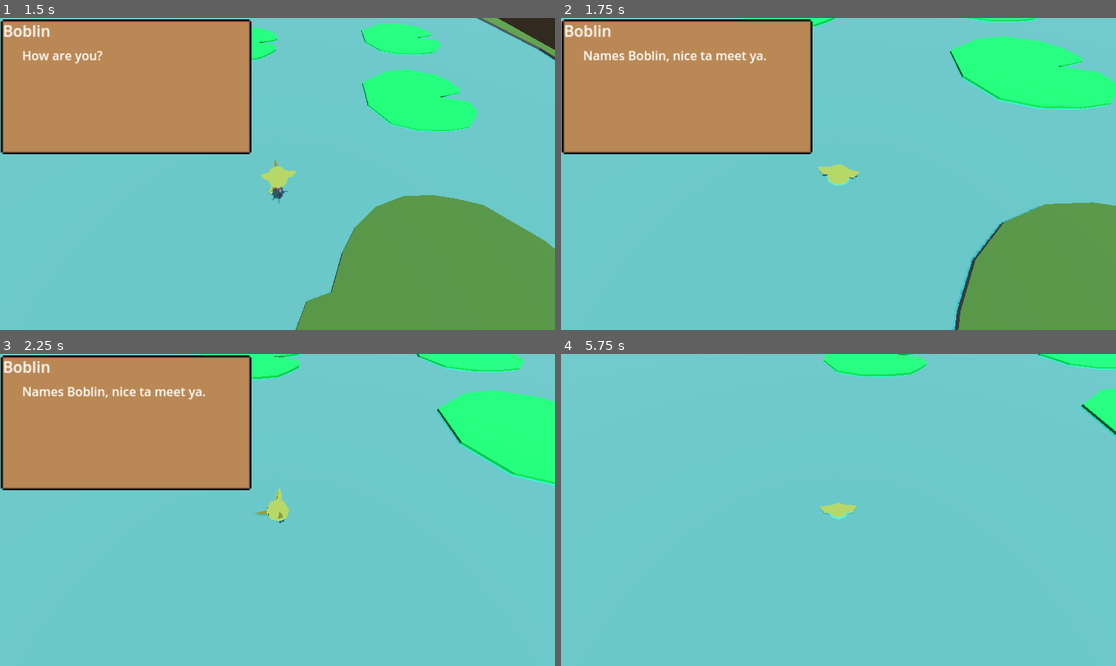
Above: before the commit, frames 1-4 (two rows, left to right).
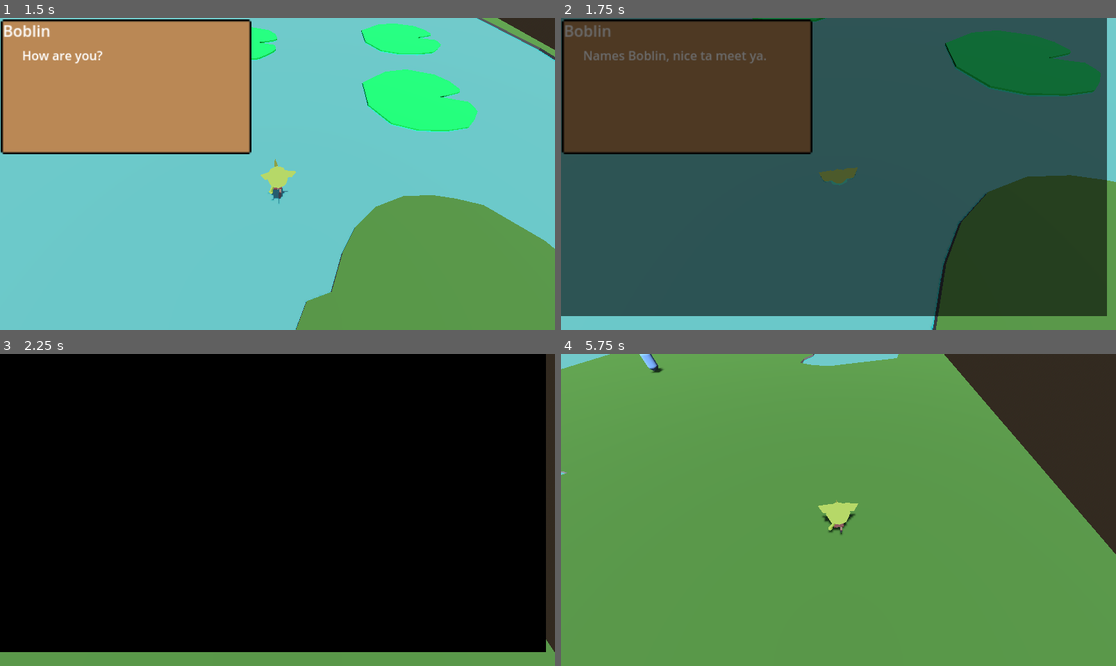
Above: after the commit, the same moments.

Repository: Swimnato/BYUGameJamSpring2025
Game: Godot game, scene res://Scenes/levels/test_scene_pond.tscn
The game is run twice, just before and just after one commit, with the same random seed, the same clock (stepped at 60 frames per second) and the same inputs. This scene is started directly instead of the project's main scene.
Inputs:
- Up to frame 1 (1.5 s): tap Enter (ui_accept) at 0.5 s; hold W (move_up) from 0.53 s (still down); tap C (chat) at 0.6, 1.35 s; tap Space (jump) at 0.77 s
- Up to frame 2 (1.75 s): keep holding W (move_up); tap Space (jump) at 1.52 s
- Up to frame 3 (2.25 s): release W (move_up) at 2.03 s; hold A (move_left) from 2.03 s (still down); tap C (chat) at 2.1 s
- Up to frame 4 (5.75 s): tap C (chat) every 0.75 s from 2.85 to 5.1 s; tap Space (jump) at 3.02, 3.77, 4.52 s; release A (move_left) at 3.53 s; hold S (move_down) 3.53-4.28 s; hold D (move_right) 4.28-5.03 s; hold W (move_up) from 5.03 s (still down)

Frame 1 is identical in both runs. In frame 2, 94% of the frame differs, in the area x 0-100%, y 0-100%; in frame 3, 99%; in frame 4, 99%.

Commit message:
added Dying and Respawning Mechanics

Diff:
--- a/Scenes/levels/scn_main.tscn
+++ b/Scenes/levels/scn_main.tscn
@@ -1,7 +1,9 @@
-[gd_scene load_steps=6 format=3 uid="uid://b65hp46cls10n"]
+[gd_scene load_steps=8 format=3 uid="uid://b65hp46cls10n"]
 
+[ext_resource type="Script" uid="uid://c63gbi8q0rwyi" path="res://Scripts/scr_main.gd" id="1_lyvv4"]
 [ext_resource type="PackedScene" uid="uid://brrmrxq6wwaf6" path="res://Scenes/objects/characters/scn_player.tscn" id="1_vuhdq"]
 [ext_resource type="PackedScene" uid="uid://ce4ec5mvhrpsw" path="res://Scenes/levels/scn_whitebox_template.tscn" id="3_lyvv4"]
+[ext_resource type="Script" uid="uid://brl6usinhjm8y" path="res://Scripts/death_rectangle.gd" id="4_uc5yf"]
 
 [sub_resource type="ProceduralSkyMaterial" id="ProceduralSkyMaterial_vuhdq"]
 
@@ -12,7 +14,8 @@
 background_mode = 2
 sky = SubResource("Sky_ct860")
 
-[node name="ScnMain2" type="Node3D"]
+[node name="ScnMain" type="Node3D"]
+script = ExtResource("1_lyvv4")
 
 [node name="WorldEnvironment" type="WorldEnvironment" parent="."]
 environment = SubResource("Environment_lyvv4")
@@ -26,3 +29,10 @@
 
 [node name="whiteboxTemplate" parent="." instance=ExtResource("3_lyvv4")]
 transform = Transform3D(1, 0, 0, 0, 1, 0, 0, 0, 1, -0.000407934, -0.0163436, 0.0126014)
+
+[node name="deathRectangle" type="ColorRect" parent="."]
+offset_left = -19.0
+offset_top = -29.0
+offset_right = 1211.0
+offset_bottom = 684.0
+script = ExtResource("4_uc5yf")
--- a/Scenes/levels/test_scene_pond.tscn
+++ b/Scenes/levels/test_scene_pond.tscn
@@ -1,7 +1,9 @@
-[gd_scene load_steps=6 format=3 uid="uid://bijqr2dctgayj"]
+[gd_scene load_steps=8 format=3 uid="uid://bijqr2dctgayj"]
 
+[ext_resource type="Script" uid="uid://c63gbi8q0rwyi" path="res://Scripts/scr_main.gd" id="1_0pplq"]
 [ext_resource type="PackedScene" uid="uid://brrmrxq6wwaf6" path="res://Scenes/objects/characters/scn_player.tscn" id="1_ygifq"]
 [ext_resource type="PackedScene" uid="uid://3i3ucjfxkmq7" path="res://Scenes/levels/scn_PondMap.tscn" id="3_76m6k"]
+[ext_resource type="Script" uid="uid://brl6usinhjm8y" path="res://Scripts/death_rectangle.gd" id="4_0pplq"]
 
 [sub_resource type="ProceduralSkyMaterial" id="ProceduralSkyMaterial_vuhdq"]
 
@@ -13,6 +15,7 @@
 sky = SubResource("Sky_ct860")
 
 [node name="ScnMain" type="Node3D"]
+script = ExtResource("1_0pplq")
 
 [node name="WorldEnvironment" type="WorldEnvironment" parent="."]
 environment = SubResource("Environment_lyvv4")
@@ -26,3 +29,10 @@
 
 [node name="Pond Map" parent="." instance=ExtResource("3_76m6k")]
 transform = Transform3D(-0.25, 0, -3.7749e-08, 0, 0.25, 0, 3.7749e-08, 0, -0.25, -48.6179, 0, -52.2118)
+
+[node name="deathRectangle" type="ColorRect" parent="."]
+offset_left = -19.0
+offset_top = -29.0
+offset_right = 1211.0
+offset_bottom = 684.0
+script = ExtResource("4_0pplq")
--- /dev/null
+++ b/Scripts/death_rectangle.gd
@@ -0,0 +1,46 @@
+extends ColorRect
+
+@export var fadedAlpha = 1;
+@export var fullyVisibleAlpha = 0;
+@export var fadeSpeed = 5;
+@export var blackoutLen = 500;
+
+var fadingScreen:bool = false;
+var inBlackoutPhase = false;
+var fadingIn = false
+var screenAlpha = fullyVisibleAlpha;
+var lastBlackedOut = 0;
+
+func _ready():
+	$"../Player".PlayerDied.connect(_on_player_death)
+
+func _process(delta):
+	size = DisplayServer.screen_get_size();
+	visible = fadingScreen;
+	if(fadingIn):
+		screenAlpha -= fadeSpeed * delta;
+		if(screenAlpha <= fullyVisibleAlpha):
+			fadingIn = false;
+			screenAlpha = fullyVisibleAlpha;
+			fadingScreen = false;
+			inBlackoutPhase = false;
+			$"../Player".wakeUp();
+		set_color(Color(0,0,0,screenAlpha));
+	elif(inBlackoutPhase):
+		if(Time.get_ticks_msec() - lastBlackedOut >= blackoutLen):
+			fadingIn = true;
+	elif(fadingScreen):
+		screenAlpha += fadeSpeed * delta;
+		if(screenAlpha >= fadedAlpha):
+			screenAlpha = fadedAlpha;
+			inBlackoutPhase = true;
+			lastBlackedOut = Time.get_ticks_msec();
+			$"../Player".teleportToRespawn();
+		set_color(Color(0,0,0,screenAlpha));
+
+
+func _on_player_death():
+	print("Player Died");
+	fadingScreen = true;
+	screenAlpha = fullyVisibleAlpha;
+	set_color(Color(255,0,0,screenAlpha));
--- /dev/null
+++ b/Scripts/scr_main.gd
@@ -0,0 +1,3 @@
+extends Node3D
+
+var respawnPoints:Array = [Vector3(0,0,0)];
--- a/Scripts/scr_player.gd
+++ b/Scripts/scr_player.gd
@@ -1,18 +1,23 @@
 extends CharacterBody3D
 
 @onready var animations: AnimationPlayer = $Pivot/model/AnimationPlayer
+signal PlayerDied;
 
 @export var speed = 12
 @export var fall_acceleration = 75
 @export var jump_force = 30
 var target_velocity = Vector3.ZERO
+@onready var respawnPoints = get_parent().respawnPoints;
+
+var isBlackedOut = false;
 
 func _physics_process(delta):
 	var direction = Vector3.ZERO
-	direction.x += (1 if Input.is_action_pressed("move_right") and not Input.is_action_pressed("move_left")
+	if(!isBlackedOut):
+		direction.x += (1 if Input.is_action_pressed("move_right") and not Input.is_action_pressed("move_left")
 			  else (-1 if Input.is_action_pressed("move_left") and not Input.is_action_pressed("move_right")
 			  else 0))
-	direction.z += (1 if Input.is_action_pressed("move_down") and not Input.is_action_pressed("move_up")
+		direction.z += (1 if Input.is_action_pressed("move_down") and not Input.is_action_pressed("move_up")
 			  else (-1 if Input.is_action_pressed("move_up") and not Input.is_action_pressed("move_down")
 			  else 0))
 	if(direction != Vector3.ZERO):
@@ -37,7 +42,28 @@
 		animations.current_animation = animations.get_animation_list()[0]
 
 func die() -> void:
+	PlayerDied.emit();
+	isBlackedOut = true;
 	print("TODO: die");
+
+func respawn():
+	isBlackedOut = true;
+
+func wakeUp():
+	isBlackedOut = false;
+
+func teleportToRespawn():
+	var distanceToEachPoint:Array;
+	var indexOfShortest:int = 0;
+	var test:Vector3;
+	for point in respawnPoints:
+		distanceToEachPoint.append((position-point).length_squared());
+	var shortestDist:int = distanceToEachPoint[0]
+	for distance in range(len(distanceToEachPoint)):
+		if distanceToEachPoint[distance] < shortestDist:
+			shortestDist = distanceToEachPoint[distance];
+			indexOfShortest = distance;
+	position = respawnPoints[indexOfShortest];
 
 func collect_stamp(ID_num:int):
 	print("Collected Stamp: " + str(ID_num))
Not shown, added: Scripts/death_rectangle.gd.uid
Not shown, added: Scripts/scr_main.gd.uid
